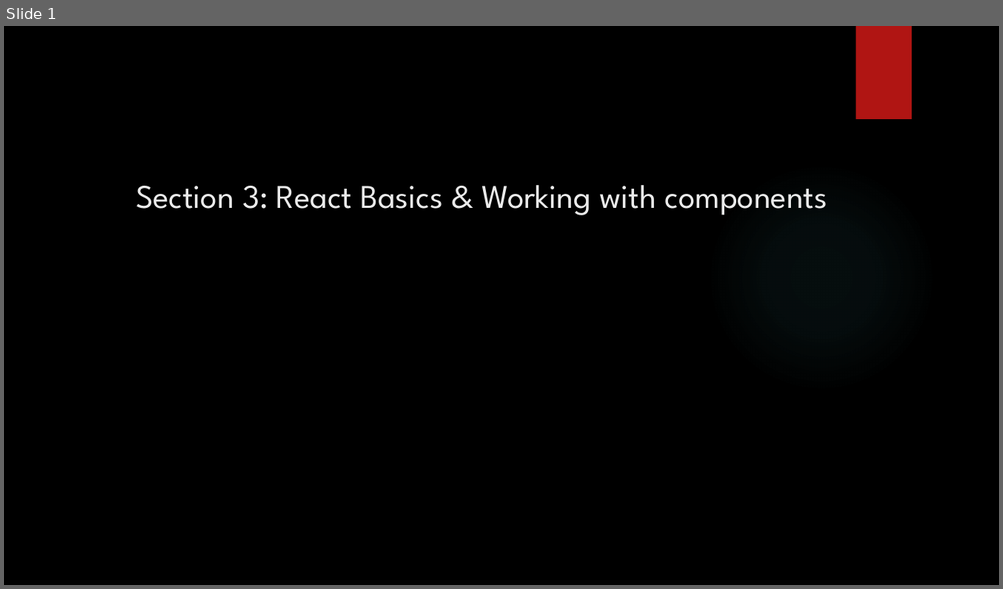
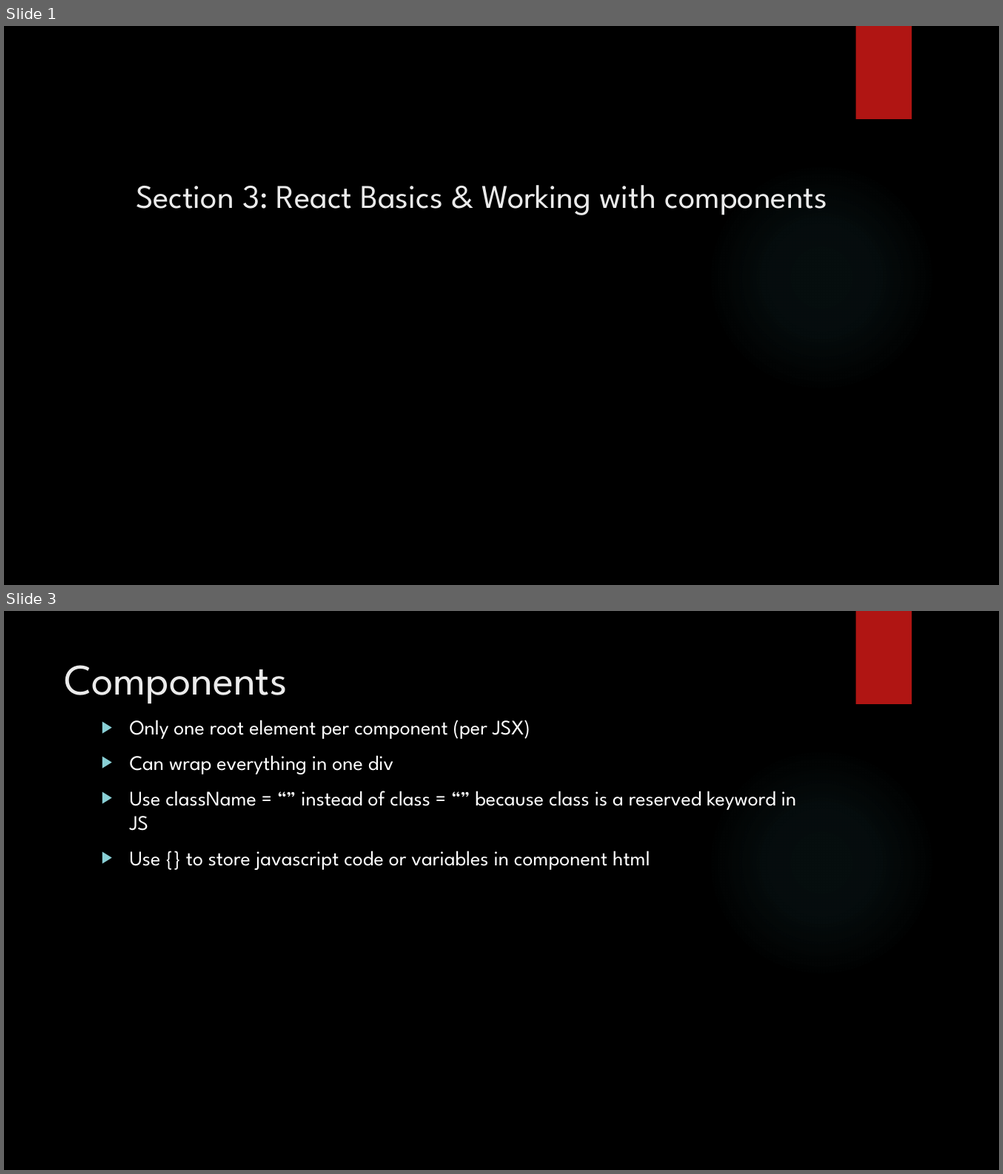
Before and after one commit to AndyChhuon/React_Course, a slide deck: PowerPoint_notes/Section 3 React Basics and Working With Components.pptx. Shown one above the other, each under a label of ours: slide 1 before the commit, slides 1 and 3 after it; the slides between them are not shown. The pictures are 1003x589 and 1003x1174 pixels, drawn with LibreOffice and Linux fonts; fonts in the diff are those of the drawing; background and template pictures are left out. Boxes give left, top, right and bottom in pixels: in the first picture for what was removed or moved away, otherwise in the second. Text is boxed around its words. In the diff, an @@ line names an element or a change of style, - is before the commit and + after.

```diff
--- a/PowerPoint_notes/Section 3 React Basics and Working With Components.pptx
+++ b/PowerPoint_notes/Section 3 React Basics and Working With Components.pptx
@@ slide 3 added at (4,611,999,1170), background picture (left out); not listed: 2 template elements that a slide beside it also shows @@
@@ title added at (64,665,287,704), 42 pt, text #EBEBEB @@
+Components
@@ text added at (130,720,796,870), 20 pt, text #FFFFFF @@
+▶ Only one root element per component (per JSX)
+▶ Can wrap everything in one div
+▶ Use className = “” instead of class = “” because class is a reserved keyword in JS
+▶ Use {} to store javascript code or variables in component html
```
Also in this commit, not shown: 1 slide changed, 1 other slide added, 10 other files.
